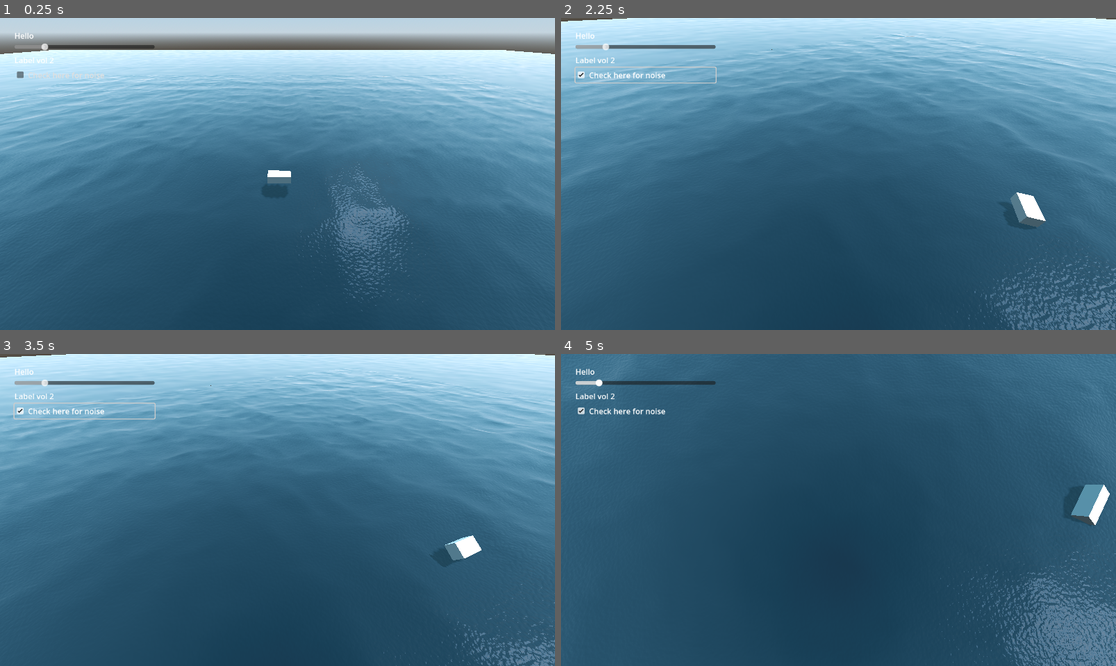
Above: before the commit, frames 1-4 (two rows, left to right).
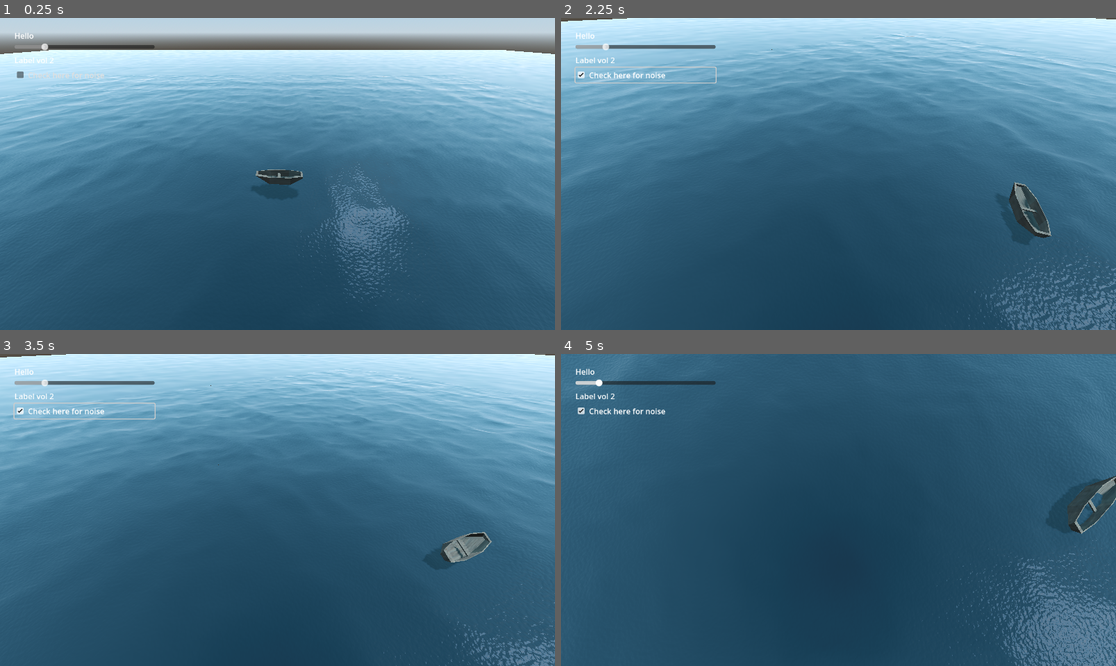
Above: after the commit, the same moments.

Repository: D0V4HKIIN/cs-341-computer-graphics-project
Game: Godot game, scene res://Main.tscn
The game is run twice, just before and just after one commit, with the same random seed, the same clock (stepped at 60 frames per second) and the same inputs.
Inputs (mouse positions are in pixels of both pictures, inside the frame that each line leads up to):
- Up to frame 1 (0.25 s): no input
- Up to frame 2 (2.25 s): click "Check here for noise" at 0.5 s; move the mouse to (960, 158) at 1.27 s; press the mouse at (960, 158) at 1.28 s; hold Right (boat_right) 1.28-2.03 s; move the mouse to (727, 189) at 2.02 s; release the mouse at (727, 189) at 2.03 s; hold Down (boat_back) from 2.03 s (still down); click (727, 189) at 2.1 s
- Up to frame 3 (3.5 s): move the mouse to (333, 441) at 2.77 s; release Down (boat_back) at 2.78 s; press the mouse at (333, 441) at 2.78 s; hold Right (boat_right) from 2.78 s (still down)
- Up to frame 4 (5 s): move the mouse to (810, 572) at 3.52 s; release Right (boat_right) at 3.53 s; release the mouse at (810, 572) at 3.53 s; hold Up (boat_forward) 3.53-4.28 s; click (810, 572) at 3.6 s; move the mouse to (1005, 556) at 4.27 s; press the mouse at (1005, 556) at 4.28 s; hold Left (boat_left) from 4.28 s (still down)

The runs differ from the first frame. In frame 1, 0.3% of the frame differs, in the area x 45-55%, y 48-56%; in frame 2, 0.8%; in frame 3, 0.6%; in frame 4, 3.5%, in the area x 65-100%, y 38-100%.

Commit message:
added boat model

Diff:
--- a/seas-341_captain_hooks_black_pearl/Boat.tscn
+++ b/seas-341_captain_hooks_black_pearl/Boat.tscn
@@ -1,11 +1,9 @@
 [gd_scene load_steps=4 format=3 uid="uid://dauvp4g2i071q"]
 
 [ext_resource type="Script" path="res://Boat.gd" id="1_gtp0f"]
+[ext_resource type="ArrayMesh" uid="uid://bomnupby41ikr" path="res://boat.obj" id="2_bscb6"]
 
 [sub_resource type="BoxShape3D" id="BoxShape3D_ahewb"]
-size = Vector3(3, 1, 1.5)
-
-[sub_resource type="BoxMesh" id="BoxMesh_mfw14"]
 size = Vector3(3, 1, 1.5)
 
 [node name="boat" type="RigidBody3D"]
@@ -34,9 +32,16 @@
 [node name="floater6" type="Marker3D" parent="floaters"]
 transform = Transform3D(1, 0, 0, 0, 1, 0, 0, 0, 1, 0, -0.5, -0.85)
 
+[node name="floater7" type="Marker3D" parent="floaters"]
+transform = Transform3D(1, 0, 0, 0, 1, 0, 0, 0, 1, 3, 0, 0)
+
+[node name="floater8" type="Marker3D" parent="floaters"]
+transform = Transform3D(1, 0, 0, 0, 1, 0, 0, 0, 1, -3, 0, 0)
+
 [node name="Camera3D" type="Camera3D" parent="."]
 transform = Transform3D(-4.37114e-08, -0.173648, 0.984808, 0, 0.984808, 0.173648, -1, 7.5904e-09, -4.30473e-08, 3.82971, 1.65738, 0)
 
 [node name="boatMesh" type="MeshInstance3D" parent="."]
-mesh = SubResource("BoxMesh_mfw14")
+transform = Transform3D(0.5, 0, 0, 0, 0.5, 0, 0, 0, 0.5, 0, 0, 0)
+mesh = ExtResource("2_bscb6")
 skeleton = NodePath("../floaters")
--- a/seas-341_captain_hooks_black_pearl/water_noise_based_material.tres
+++ b/seas-341_captain_hooks_black_pearl/water_noise_based_material.tres
@@ -1,4 +1,4 @@
-[gd_resource type="ShaderMaterial" load_steps=6 format=3]
+[gd_resource type="ShaderMaterial" load_steps=6 format=3 uid="uid://b1gtctiurxrj8"]
 
 [ext_resource type="Shader" path="res://water_noise_based.gdshader" id="1_whmqm"]
 
@@ -21,5 +21,7 @@
 render_priority = 0
 shader = ExtResource("1_whmqm")
 shader_parameter/height_scale = 2.0
+shader_parameter/water_displacement = null
+shader_parameter/cpu_time = null
 shader_parameter/noise = SubResource("NoiseTexture2D_s2oyw")
 shader_parameter/normalmap = SubResource("NoiseTexture2D_dktfb")
Not shown: 1 places in seas-341_captain_hooks_black_pearl/Water.tscn that only renumber resources
Not shown, added: seas-341_captain_hooks_black_pearl/boat.mtl
Not shown, added: seas-341_captain_hooks_black_pearl/boat.obj
Not shown, added: seas-341_captain_hooks_black_pearl/boat.obj.import
Binary file added: seas-341_captain_hooks_black_pearl/wood_material/Wood062_1K_AmbientOcclusion.jpg
Not shown, added: seas-341_captain_hooks_black_pearl/wood_material/Wood062_1K_AmbientOcclusion.jpg.import
Binary file added: seas-341_captain_hooks_black_pearl/wood_material/Wood062_1K_Color.jpg
Not shown, added: seas-341_captain_hooks_black_pearl/wood_material/Wood062_1K_Color.jpg.import
Binary file added: seas-341_captain_hooks_black_pearl/wood_material/Wood062_1K_Displacement.jpg
Not shown, added: seas-341_captain_hooks_black_pearl/wood_material/Wood062_1K_Displacement.jpg.import
Binary file added: seas-341_captain_hooks_black_pearl/wood_material/Wood062_1K_NormalDX.jpg
Not shown, added: seas-341_captain_hooks_black_pearl/wood_material/Wood062_1K_NormalDX.jpg.import
(and 10 more such lines)
